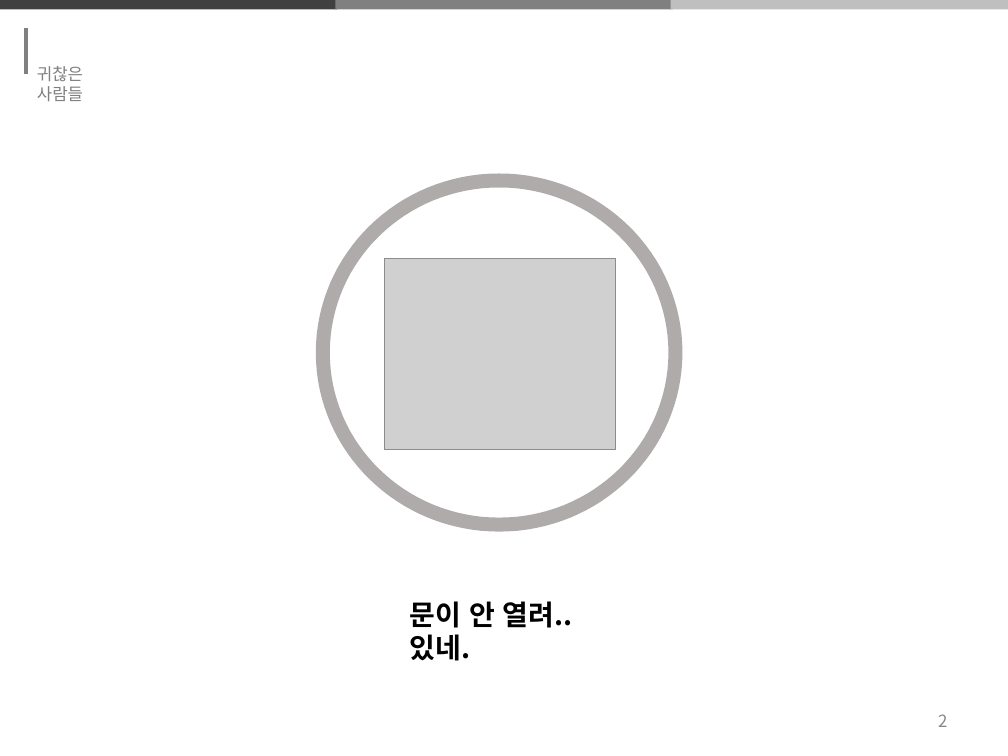
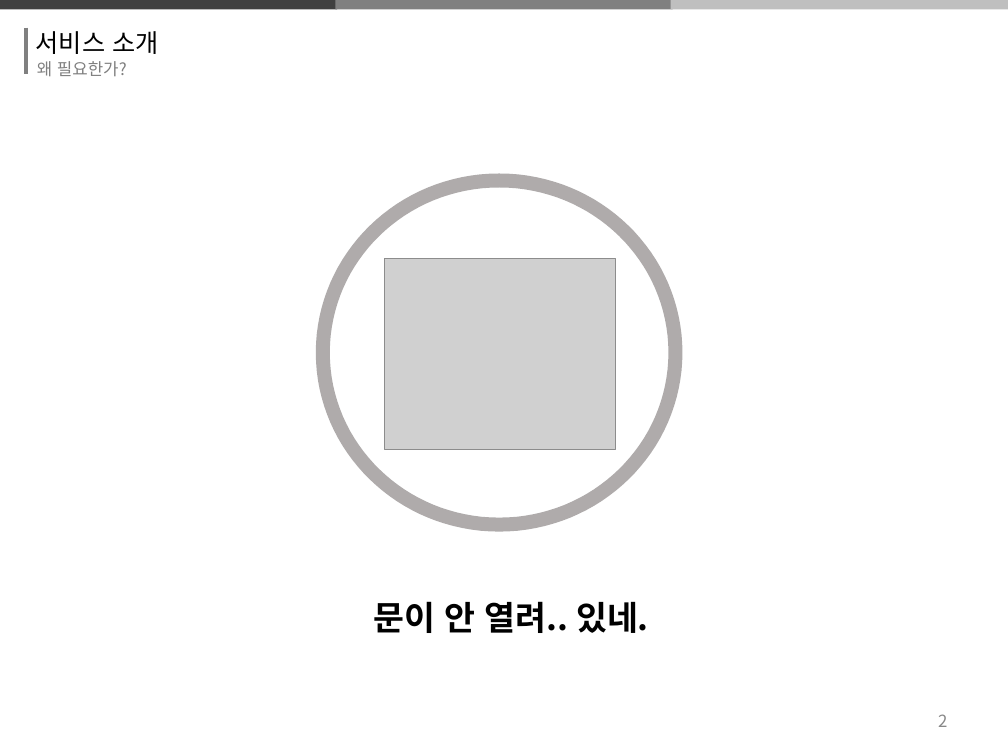
Before and after one commit to thrk941106/2018system_programming, a slide deck: slide 4 of 시프ppt 제작중.pptx. Drawn at 1008x756 pixels with LibreOffice and Linux fonts; fonts in the diff are those of the drawing; grey boxes stand for pictures. Boxes give left, top, right and bottom in pixels: in the first picture for what was removed or moved away, otherwise in the second. Text is boxed around its words. In the diff, an @@ line names an element or a change of style, - is before the commit and + after.

```diff
--- a/시프ppt 제작중.pptx
+++ b/시프ppt 제작중.pptx
@@ text added at (36,31,158,54), 18 pt, text #000000 @@
+서비스 소개
@@ text removed at (37,66,83,101) @@
-귀찮은 사람들
@@ text added at (37,61,127,76), 12 pt, text #808080 @@
+왜 필요한가?
@@ text "문이 안 열려.. 있네.": place and size @@
-text "문이 안 열려.. 있네." at (410,601,573,661)
+text "문이 안 열려.. 있네." at (373,601,649,633)
@@ text "문이 안 열려.. 있네." at (373,601,649,633): size 20 to 24 pt; alignment left to centre @@
```
Also in this commit, not shown: 16 other slides changed, 4 slides added, 3 slides removed.
